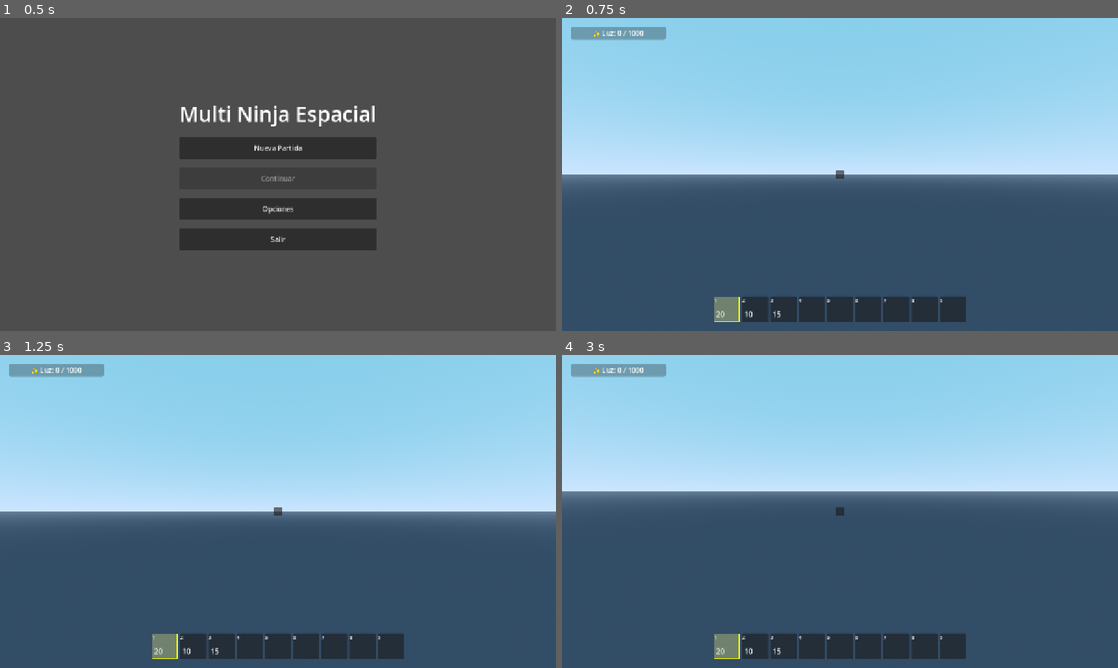
Above: before the commit, frames 1-4 (two rows, left to right).
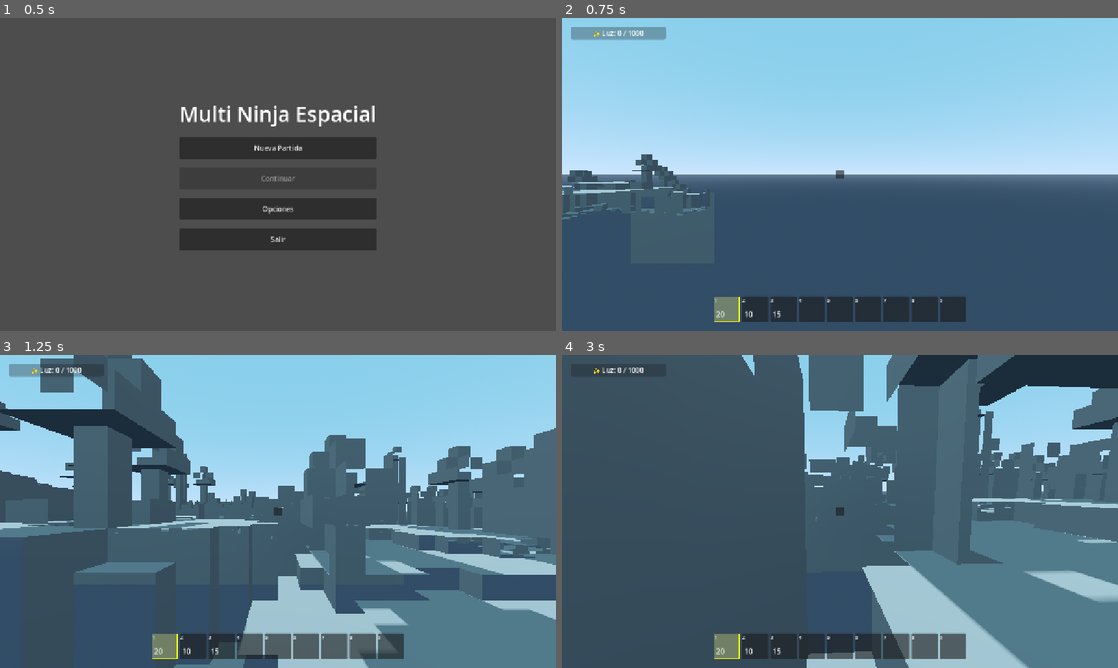
Above: after the commit, the same moments.

Repository: carlosalemania/Multininjaespacia
Game: Godot game, scene res://scenes/main/Main.tscn
Two runs of this game, one before a commit and one after it. Both use one fixed random seed, a clock stepped at 60 frames per second and the inputs below.
Inputs (mouse positions are in pixels of both pictures, inside the frame that each line leads up to):
- Up to frame 1 (0.5 s): no input
- Up to frame 2 (0.75 s): click "Nueva Partida" at 0.5 s
- Up to frame 3 (1.25 s): no input
- Up to frame 4 (3 s): tap Enter at 1.25 s; move the mouse to (867, 511) at 1.27 s; hold Right mouse button (break_block) 1.28-2.03 s; hold W (move_forward) from 1.28 s (still down); tap Space (jump) at 1.52, 2.27 s; move the mouse to (812, 511) at 2.02 s; click (812, 511) at 2.1 s; move the mouse to (851, 505) at 2.77 s; tap 1 at 2.85 s

Frame 1 is identical in both runs. In frame 2, 1.0% of the frame differs, in the area x 0-26%, y 43-65%; in frame 3, 40%; in frame 4, 58%, in the area x 0-100%, y 0-100%.
Error before the commit: Parse Error: Class "BiomeSystem" hides an autoload singleton. (res://scripts/world/BiomeSystem.gd:8)

Commit message:
🐛 Fix: Remover class_name de autoloads para evitar conflictos
BiomeSystem y StructureGenerator están registrados como autoloads
en project.godot, por lo que no deben tener class_name.

**Cambios:**
- BiomeSystem.gd: Removido class_name
- StructureGenerator.gd: Removido class_name
- Añadidas notas explicando por qué

**Acceso:**
Ahora se accede directamente via nombre de autoload:
- BiomeSystem.get_biome_at(...)
- StructureGenerator.generate(...)

Fixes error: Class hides an autoload singleton

🤖 Generated with [Claude Code](https://claude.com/claude-code)

Co-Authored-By: Claude <noreply@anthropic.com>

Diff:
--- a/scripts/world/BiomeSystem.gd
+++ b/scripts/world/BiomeSystem.gd
@@ -5,7 +5,8 @@
 # ============================================================================
 
 extends Node
-class_name BiomeSystem
+# NOTA: No usar class_name porque está registrado como autoload en project.godot
+# Acceder via: BiomeSystem.get_biome_at(...) desde cualquier script
 
 # ━━━━━━━━━━━━━━━━━━━━━━━━━━━━━━━━━━━━━━━━━━━━━━━━━━━━━━━━━━━━━━━━━━━━━━
 # TIPOS DE BIOMAS
--- a/scripts/world/StructureGenerator.gd
+++ b/scripts/world/StructureGenerator.gd
@@ -5,7 +5,8 @@
 # ============================================================================
 
 extends Node
-class_name StructureGenerator
+# NOTA: No usar class_name porque está registrado como autoload en project.godot
+# Acceder via: StructureGenerator.generate(...) desde cualquier script
 
 # ━━━━━━━━━━━━━━━━━━━━━━━━━━━━━━━━━━━━━━━━━━━━━━━━━━━━━━━━━━━━━━━━━━━━━━
 # TIPOS DE ESTRUCTURAS
